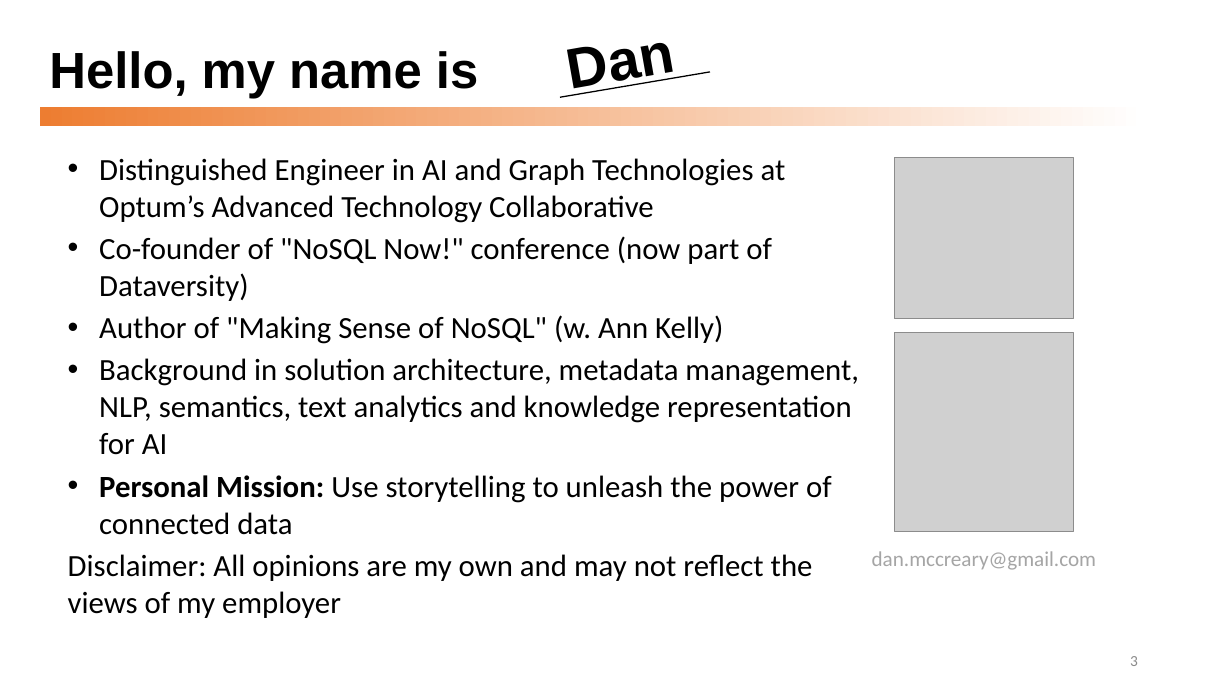
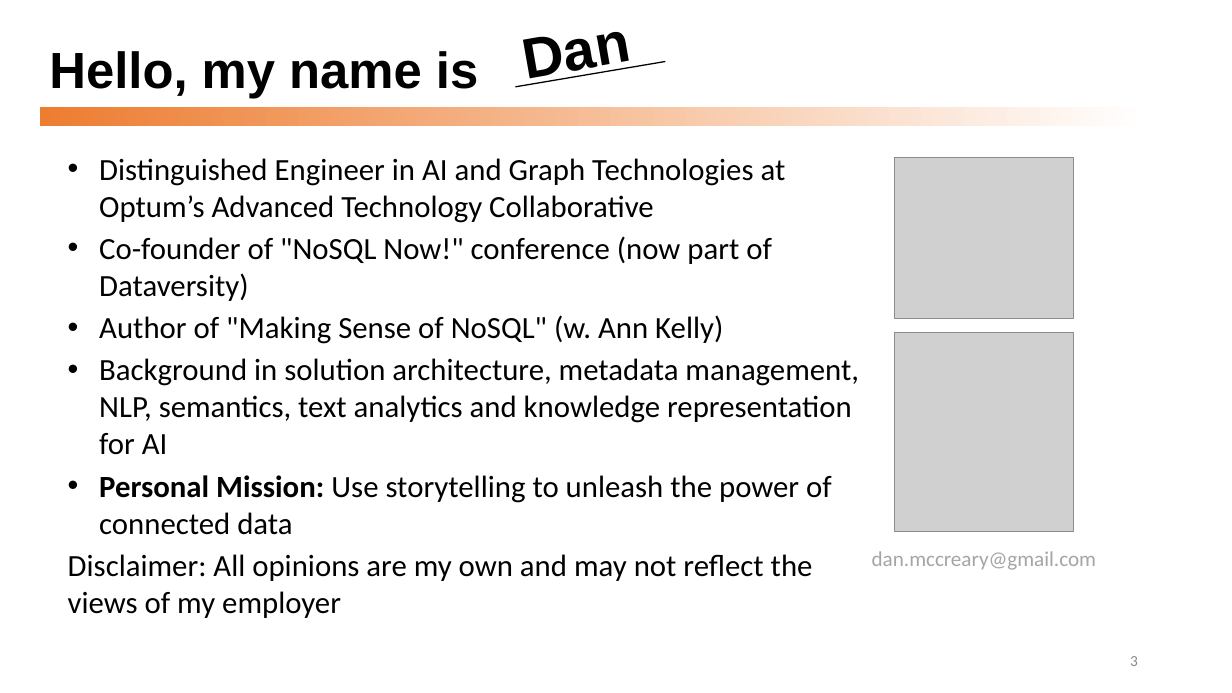
Before and after one commit to dmccreary/graph-systems-thinking, a slide deck: slide 3 of docs/presentations/Graph-Systems-Thinking-Half-Day-Workshop.pptx. Drawn at 1232x693 pixels with LibreOffice and Linux fonts; fonts in the diff are those of the drawing; grey boxes stand for pictures. Boxes give left, top, right and bottom in pixels: in the first picture for what was removed or moved away, otherwise in the second. Text is boxed around its words. In the diff, an @@ line names an element or a change of style, - is before the commit and + after.

```diff
--- a/docs/presentations/Graph-Systems-Thinking-Half-Day-Workshop.pptx
+++ b/docs/presentations/Graph-Systems-Thinking-Half-Day-Workshop.pptx
@@ text "Dan" rewrapped from box(571, 43, 677, 96) to box(872, 551, 1096, 570) @@
@@ line moved from (560, 97) - (710, 72) to (516, 87) - (665, 62) @@
```
Also in this commit, not shown: 1 other slide changed, 1 other file.
